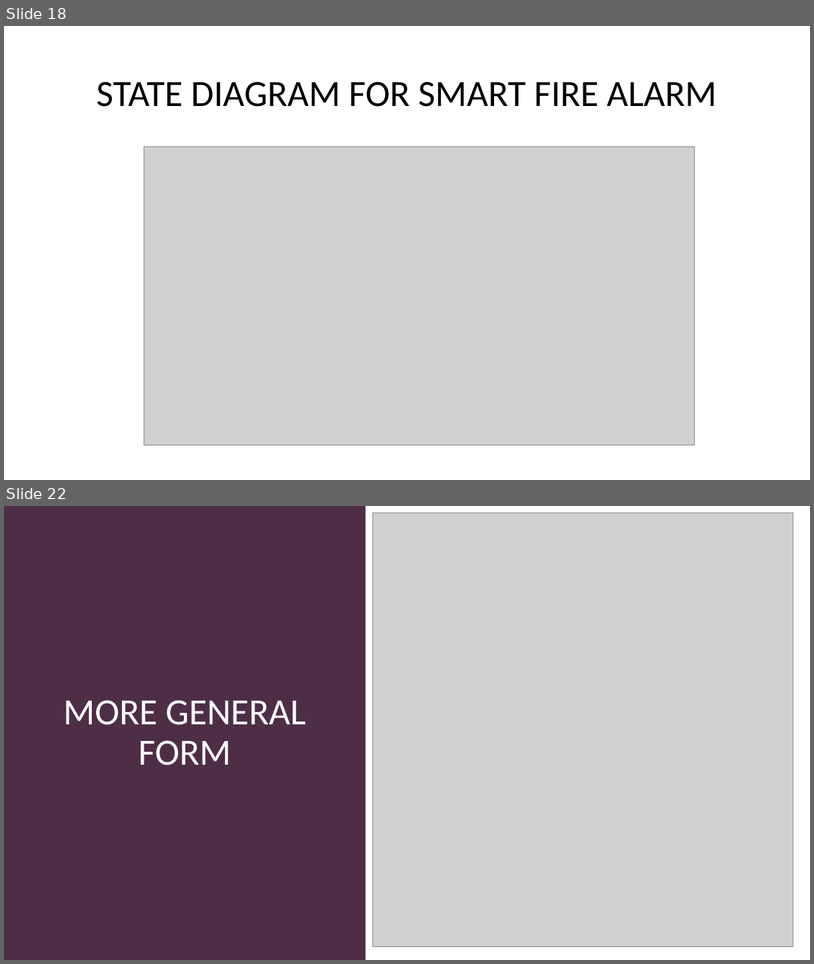
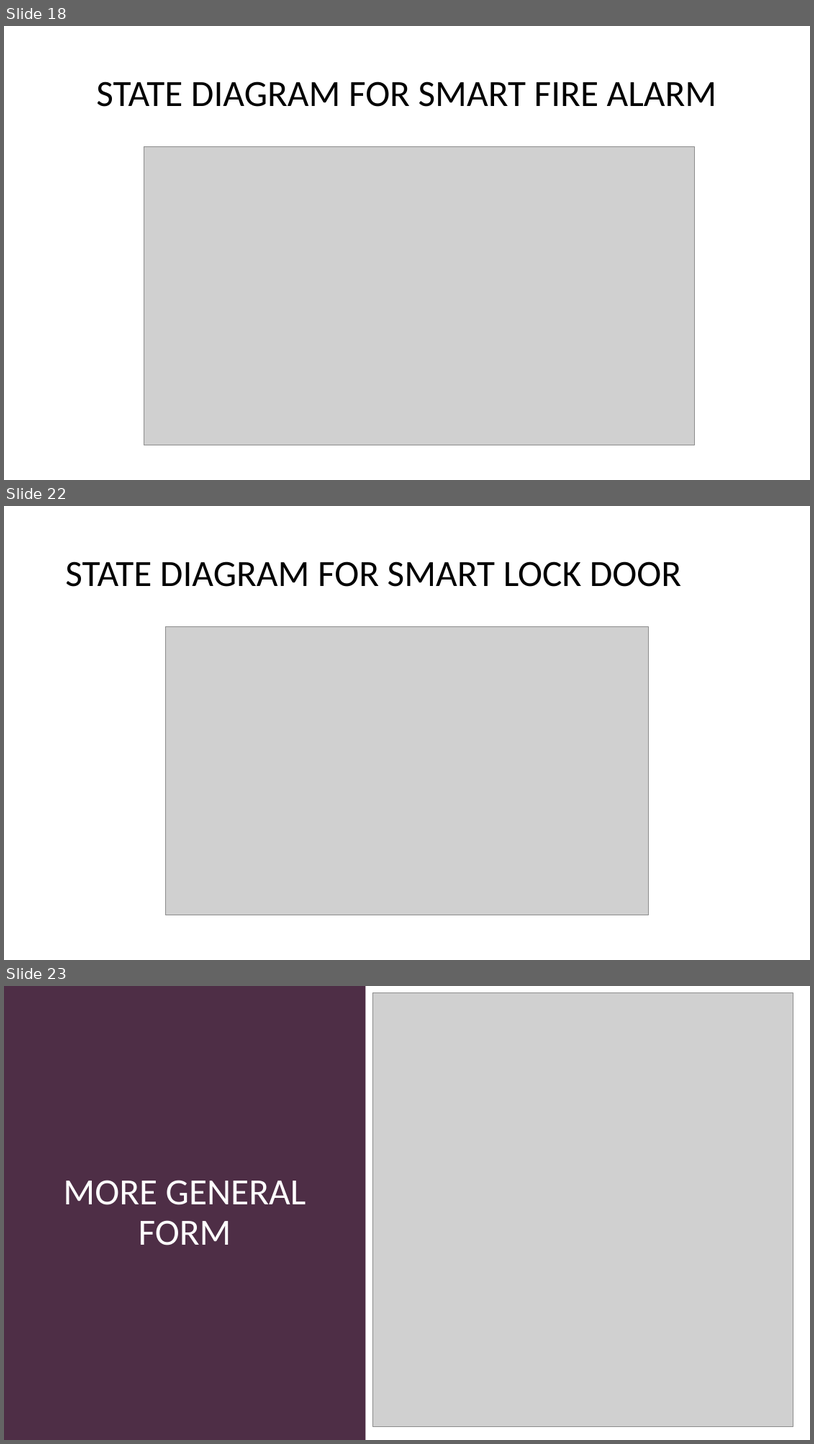
Before and after one commit to Microcontroller-Team-1/winter20-21, a slide deck: Project_Week_7&8/Precise Analysis.pptx. Shown one above the other, each under a label of ours: slides 18 and 22 before the commit, slides 18, 22 and 23 after it; the slides between them are not shown. The pictures are 814x964 and 814x1444 pixels, drawn with LibreOffice and Linux fonts; fonts in the diff are those of the drawing; grey boxes stand for pictures. Boxes give left, top, right and bottom in pixels: in the first picture for what was removed or moved away, otherwise in the second. Text is boxed around its words. In the diff, an @@ line names an element or a change of style, - is before the commit and + after.

```diff
--- a/Project_Week_7&8/Precise Analysis.pptx
+++ b/Project_Week_7&8/Precise Analysis.pptx
@@ slide 22 added at (4, 506, 810, 960), background #FFFFFF @@
@@ title added at (65, 561, 682, 587), 44 pt, text #000000 @@
+STATE DIAGRAM FOR SMART LOCK DOOR
@@ picture added at (166, 627, 649, 915) @@
@@ what was slide 22 is now slide 23 @@
```
Also in this commit, not shown: 3 slides changed.
